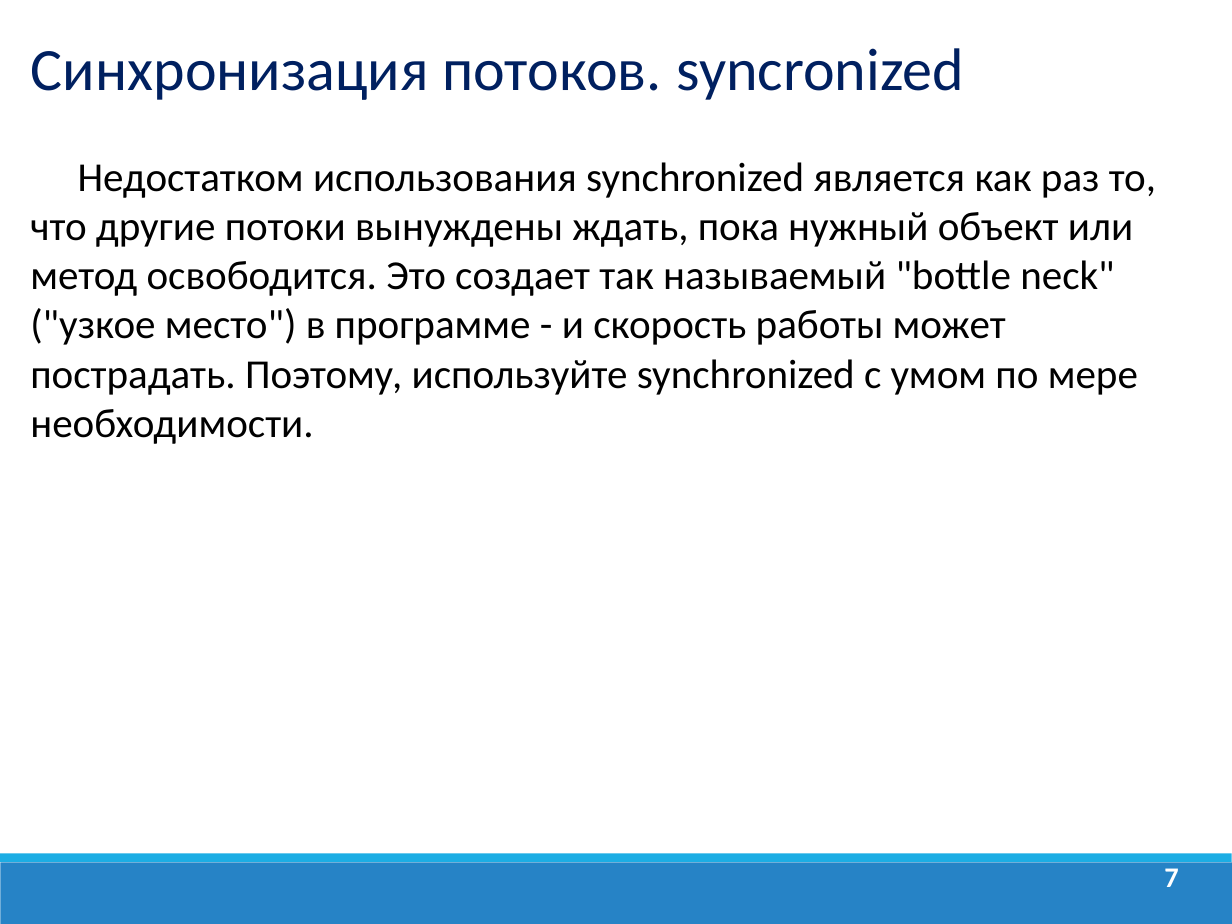
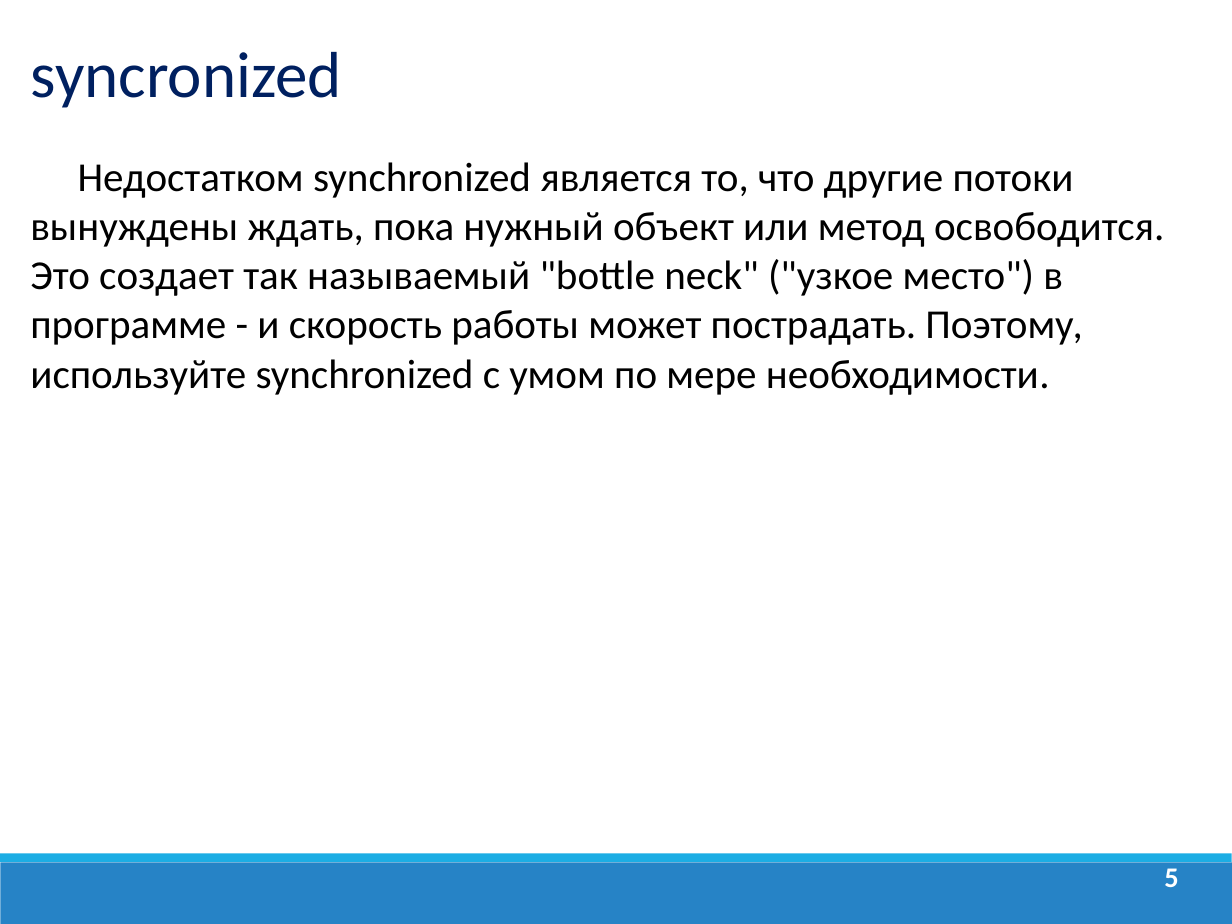
Before and after one commit to dmitry-academy/academy_old, a slide deck: slide 5 of academy/resources/presentations/Многопоточность/Java_Lection_19. Взаимодействие потоков. Producer-consumer.ppt (slide 7 before the commit). Drawn at 1232x924 pixels with LibreOffice and Linux fonts; fonts in the diff are those of the drawing; background and template pictures are left out. Boxes give left, top, right and bottom in pixels: in the first picture for what was removed or moved away, otherwise in the second. Text is boxed around its words. In the diff, an @@ line names an element or a change of style, - is before the commit and + after.

```diff
--- a/academy/resources/presentations/Многопоточность/Java_Lection_19. Взаимодействие потоков. Producer-consumer.ppt
+++ b/academy/resources/presentations/Многопоточность/Java_Lection_19. Взаимодействие потоков. Producer-consumer.ppt
@@ text at <box>31,52,342,108</box>: text changed; size 35.1 to 38 pt @@
-Синхронизация потоков. syncronized
+syncronized
@@ text at <box>30,162,1165,395</box>: text changed @@
-Недостатком использования synchronized является как раз то, что другие потоки вынуждены ждать, пока нужный объект или метод освободится. Это создает так называемый "bottle neck" ("узкое место") в программе - и скорость работы может пострадать. Поэтому, используйте synchronized с умом по мере необходимости.
+Недостатком synchronized является то, что другие потоки вынуждены ждать, пока нужный объект или метод освободится. Это создает так называемый "bottle neck" ("узкое место") в программе - и скорость работы может пострадать. Поэтому, используйте synchronized с умом по мере необходимости.
@@ page number at <box>1164,868,1178,887</box>: text changed @@
-7
+5
```
Also in this commit, not shown: 2 other slides changed, 7 slides added, 4 slides removed, 9 other files.
